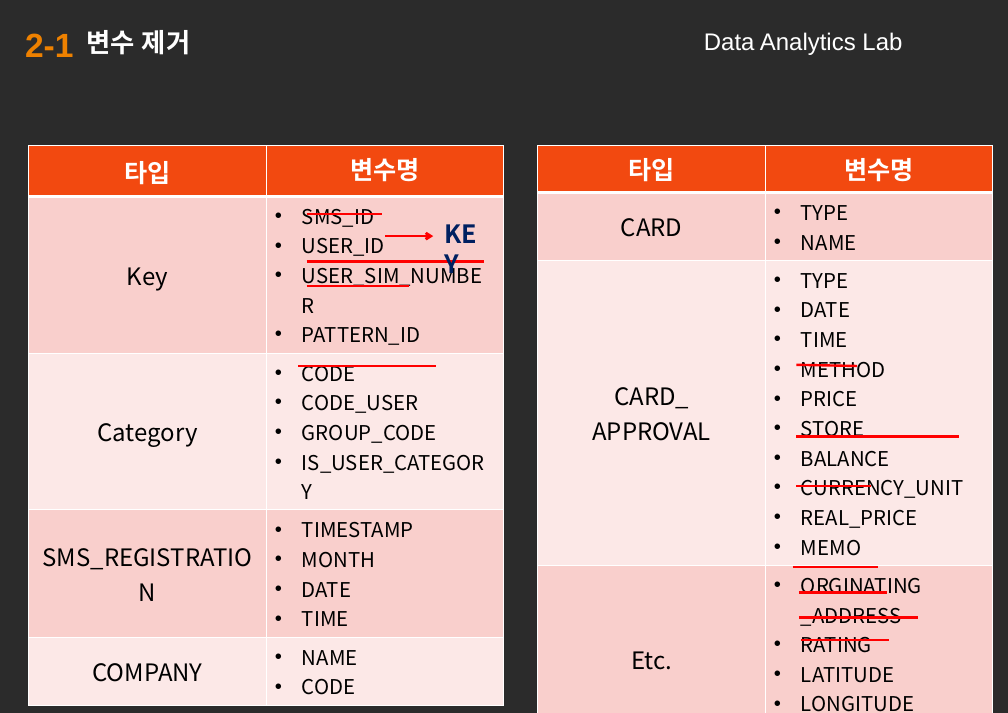
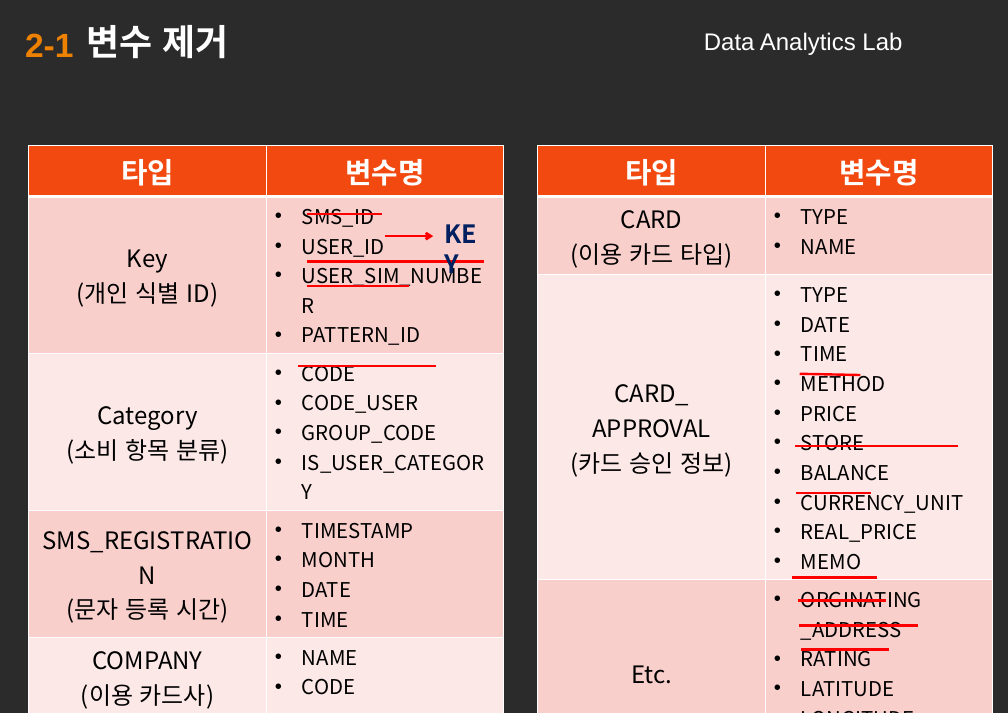
Before and after one commit to abcd00ou/LDS-Stat, a slide deck: slide 10 of 최종 보고서_이동성.pptx (slide 9 before the commit). Drawn at 1008x713 pixels with LibreOffice and Linux fonts; fonts in the diff are those of the drawing; background and template pictures are left out; a plain dark background stands for a picture behind light text. Boxes give left, top, right and bottom in pixels: in the first picture for what was removed or moved away, otherwise in the second. Text is boxed around its words. In the diff, an @@ line names an element or a change of style, - is before the commit and + after.

```diff
--- a/최종 보고서_이동성.pptx
+++ b/최종 보고서_이동성.pptx
@@ text "변수 제거" at bbox=[86, 25, 228, 59]: size 22 to 30 pt; more space between paragraphs @@
@@ table at bbox=[28, 146, 504, 713] @@
-row 2, column 1: Key
+row 2, column 1: Key / (개인 식별 ID)
-row 3, column 1: Category
+row 3, column 1: Category / (소비 항목 분류)
-row 4, column 1: SMS_REGISTRATION
+row 4, column 1: SMS_REGISTRATION / (문자 등록 시간)
-row 5, column 1: COMPANY
+row 5, column 1: COMPANY / (이용 카드사)
@@ size 21 to 24 pt in "타입", "변수명" @@
@@ table at bbox=[538, 146, 993, 701] @@
-row 2, column 1: CARD
+row 2, column 1: CARD / (이용 카드 타입)
-row 3, column 1: CARD_ / APPROVAL
+row 3, column 1: CARD_ / APPROVAL / (카드 승인 정보)
@@ size 21 to 24 pt in "타입", "변수명" @@
@@ line moved from (797, 365) - (857, 366) to (800, 373) - (861, 375) @@
@@ 6 lines: place and size @@
-6 lines at bbox=[793, 436, 959, 640]
+6 lines at bbox=[792, 446, 958, 649]
```
Also in this commit, not shown: 24 other slides changed, 12 slides added, 3 slides removed.
